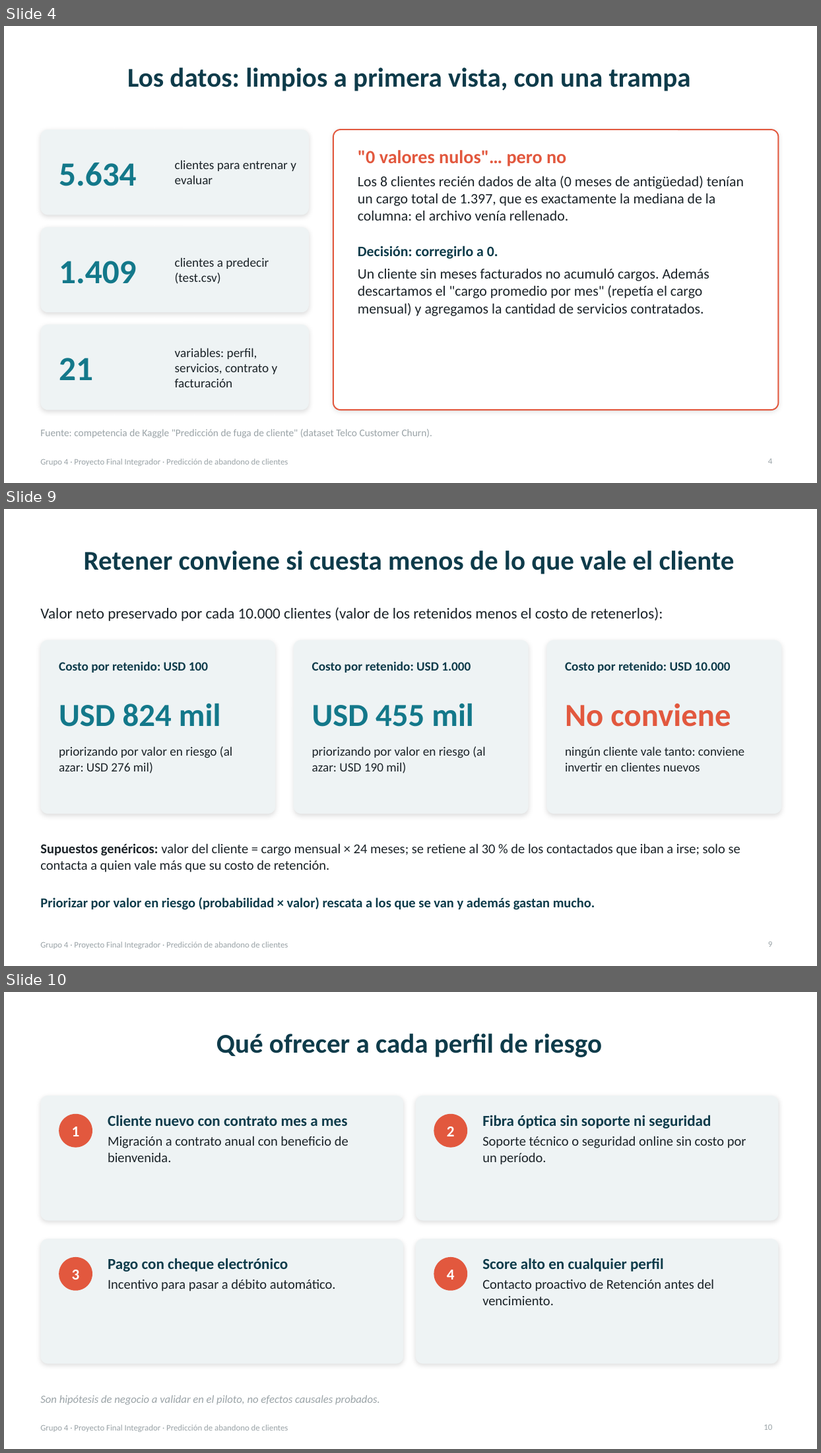
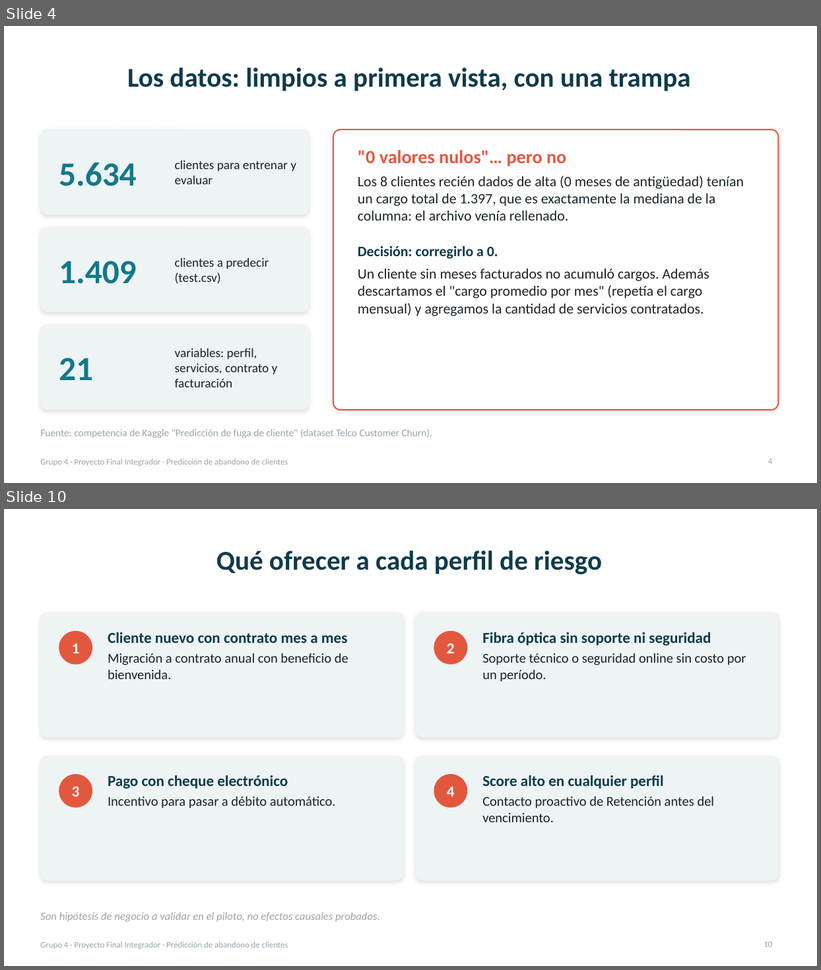
Before and after one commit to jgrozo660/Proyecto-Final-AnalisisDeDatos-UTN, a slide deck: docs/Presentacion_Final_Proyecto_Integrador.pptx. Shown one above the other, each under a label of ours: slides 4, 9 and 10 before the commit, slides 4 and 10 after it; the slides between them are not shown. The pictures are 821x1453 and 821x970 pixels, drawn with LibreOffice and Linux fonts; fonts in the diff are those of the drawing. Boxes give left, top, right and bottom in pixels: in the first picture for what was removed or moved away, otherwise in the second. Text is boxed around its words. In the diff, an @@ line names an element or a change of style, - is before the commit and + after.

Commit message:
Segmentación por valor y riesgo (Golden, Champions), ciclo de vida, CAC y retener frente a adquirir; dimensionamiento del piloto

```diff
--- a/docs/Presentacion_Final_Proyecto_Integrador.pptx
+++ b/docs/Presentacion_Final_Proyecto_Integrador.pptx
@@ slide 9 removed at [4, 509, 817, 966], background #FFFFFF; not listed: 1 template element that a slide beside it also shows @@
@@ title removed at [84, 551, 735, 574] @@
-Retener conviene si cuesta menos de lo que vale el cliente
@@ text removed at [40, 607, 663, 621] @@
-Valor neto preservado por cada 10.000 clientes (valor de los retenidos menos el costo de retenerlos):
@@ rounded rectangle removed at [40, 640, 275, 814] @@
@@ rounded rectangle removed at [294, 640, 529, 814] @@
@@ rounded rectangle removed at [547, 640, 781, 814] @@
@@ text removed at [59, 661, 208, 673] @@
-Costo por retenido: USD 100
@@ text removed at [312, 661, 471, 673] @@
-Costo por retenido: USD 1.000
@@ text removed at [565, 661, 731, 673] @@
-Costo por retenido: USD 10.000
@@ text removed at [59, 703, 221, 727] @@
-USD 824 mil
@@ text removed at [312, 703, 474, 727] @@
-USD 455 mil
@@ text removed at [565, 704, 731, 727] @@
-No conviene
@@ text removed at [59, 747, 232, 774] @@
-priorizando por valor en riesgo (al azar: USD 276 mil)
@@ text removed at [312, 747, 485, 774] @@
-priorizando por valor en riesgo (al azar: USD 190 mil)
@@ text removed at [565, 747, 745, 772] @@
-ningún cliente vale tanto: conviene invertir en clientes nuevos
@@ text removed at [40, 844, 741, 873] @@
-Supuestos genéricos: valor del cliente = cargo mensual × 24 meses; se retiene al 30 % de los contactados que iban a irse; solo se contacta a quien vale más que su costo de retención.
@@ text removed at [40, 898, 595, 910] @@
-Priorizar por valor en riesgo (probabilidad × valor) rescata a los que se van y además gastan mucho.
@@ page number removed at [768, 942, 772, 947] @@
-9
```
Also in this commit, not shown: 1 slide added, 10 other files.
